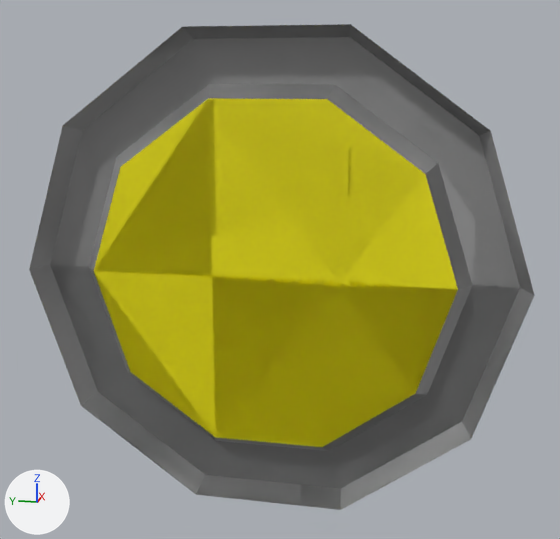
A saved change to the Blender file Moneta.blend.
The view is the same before and after, from a 50 mm camera at (-1.487, -0.326, 0.399) aimed at (0.011, -0.027, 0.024). Arrows for +X, +Y and +Z are at lower left; the lights stay in place.
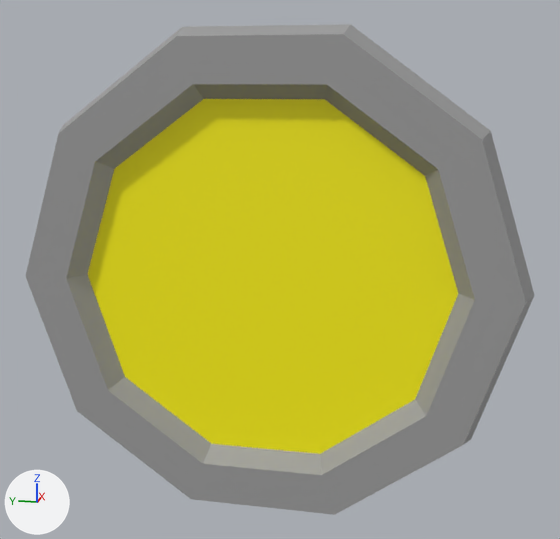
Commit message: update moneta

What differs and where, as boxes (x1, y1, x2, y2) in the pictures (560 x 539 px):
'Circle', modifiers changed
    before: (29, 24, 534, 510)
    after: (26, 24, 534, 515)

Edits to the bpy script that builds the scene:
```text
Change ob_circle:
    where _m = ob_circle.modifiers.new('Mirror', 'MIRROR')
    remove _m.use_axis = (False, False, True)
```
